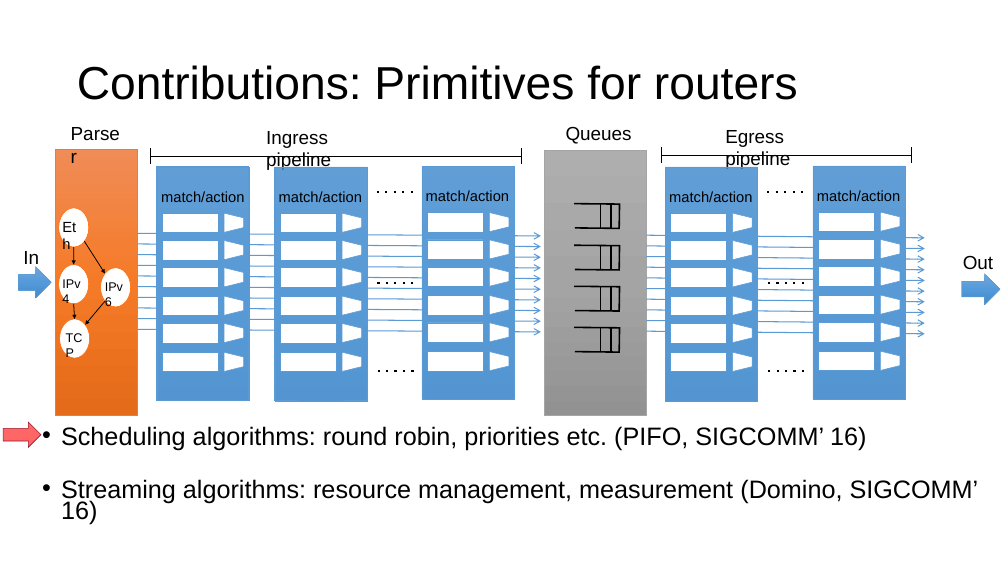
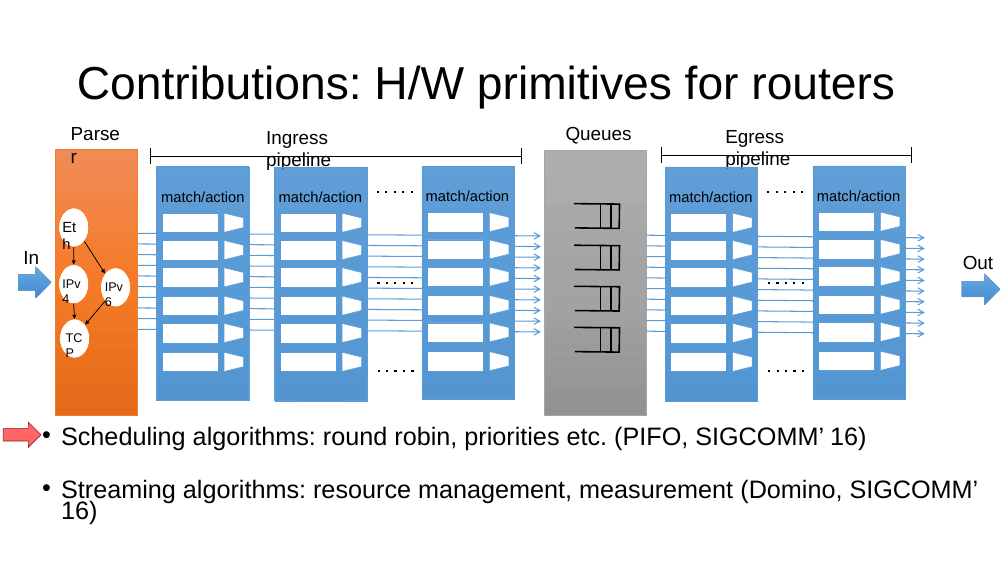
Before and after one commit to anirudhSK/pifo-domino-marple-ppts, a slide deck: slide 7 of combined_domino_pifo.pptx. Drawn at 1008x567 pixels with LibreOffice and Linux fonts; fonts in the diff are those of the drawing. Boxes give left, top, right and bottom in pixels: in the first picture for what was removed or moved away, otherwise in the second. Text is boxed around its words. In the diff, an @@ line names an element or a change of style, - is before the commit and + after.

```diff
--- a/combined_domino_pifo.pptx
+++ b/combined_domino_pifo.pptx
@@ text at box(77, 65, 895, 109): text changed @@
-Contributions: Primitives for routers
+Contributions: H/W primitives for routers
```
Also in this commit, not shown: 5 other slides changed, 1 slide added.
